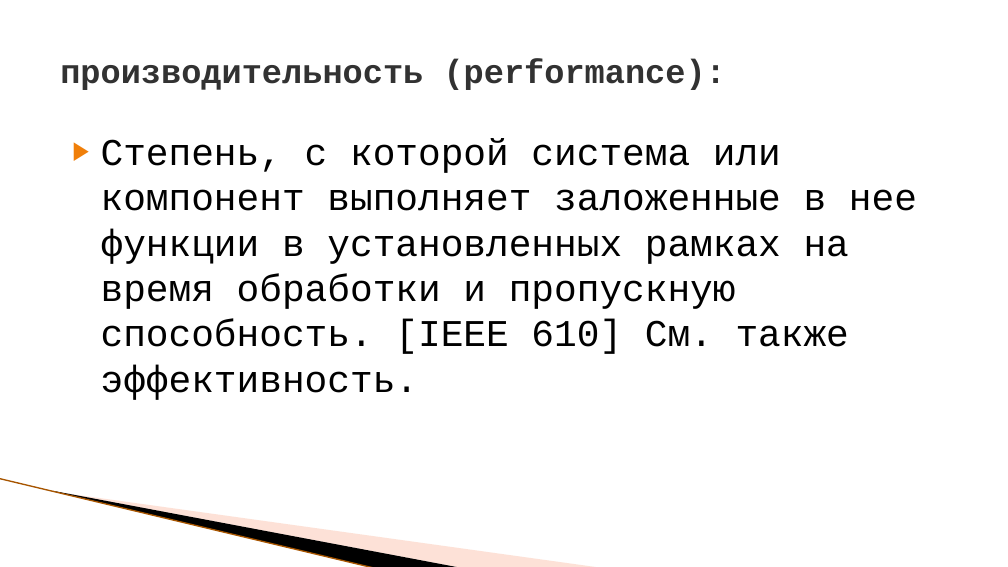
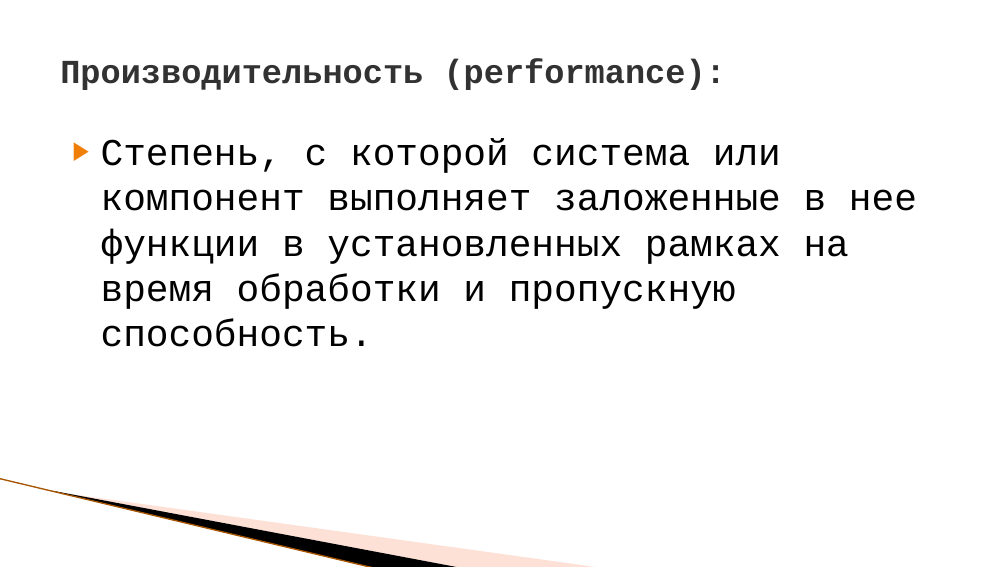
Before and after one commit to ProfitFx/HBLTWS, a slide deck: slide 5 of LoadTestStart.pptx (slide 6 before the commit). Drawn at 1008x567 pixels with LibreOffice and Linux fonts; fonts in the diff are those of the drawing; background and template pictures are left out. Boxes give left, top, right and bottom in pixels: in the first picture for what was removed or moved away, otherwise in the second. Text is boxed around its words. In the diff, an @@ line names an element or a change of style, - is before the commit and + after.

```diff
--- a/LoadTestStart.pptx
+++ b/LoadTestStart.pptx
@@ title at <box>60,58,726,90</box>: text changed @@
-производительность (performance):
+Производительность (performance):
@@ text at <box>101,138,917,347</box>: text changed @@
-▶ Степень, с которой система или компонент выполняет заложенные в нее функции в установленных рамках на время обработки и пропускную способность. [IEEE 610] См. также эффективность.
+▶ Степень, с которой система или компонент выполняет заложенные в нее функции в установленных рамках на время обработки и пропускную способность.
```
Also in this commit, not shown: 8 other slides changed, 1 slide added, 13 other files.
